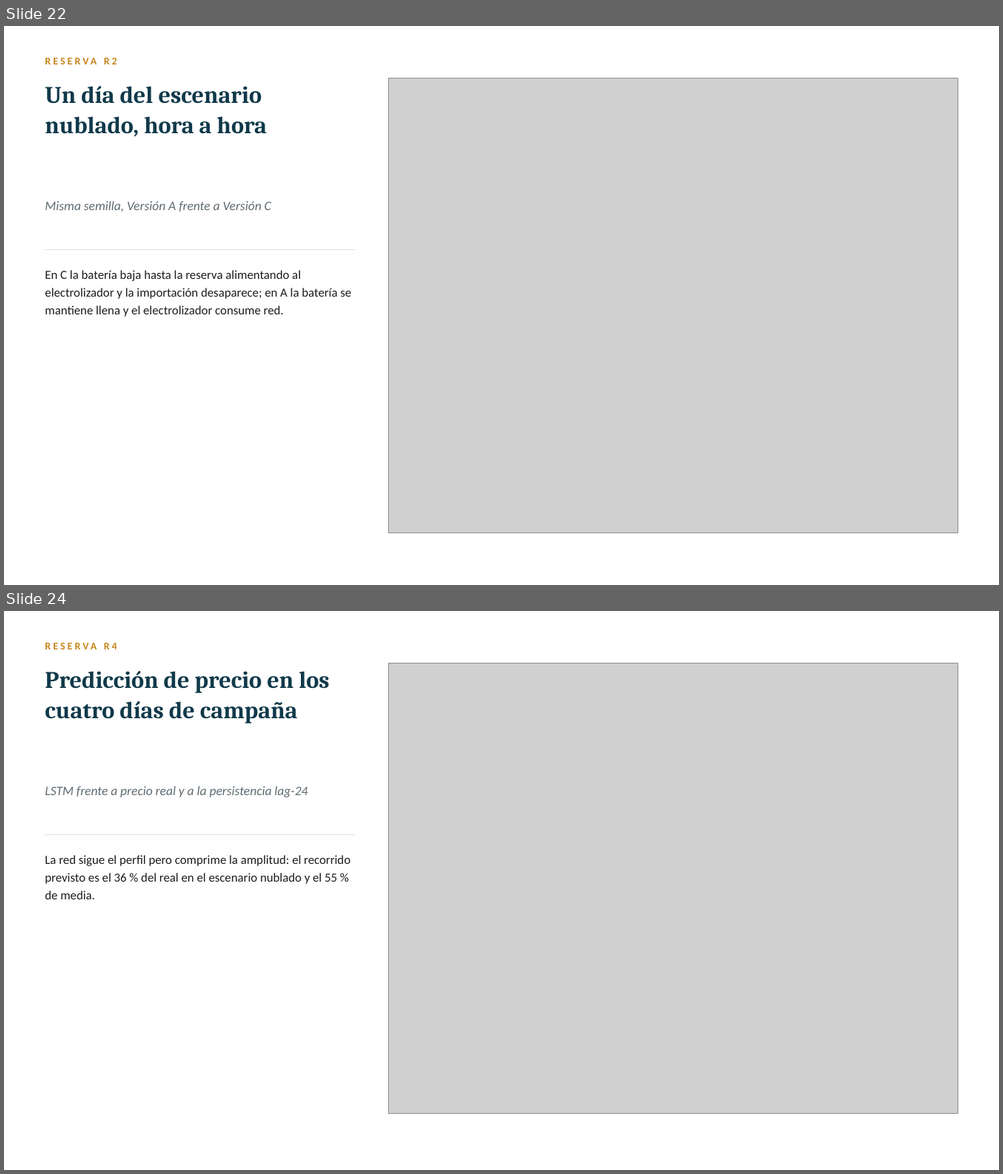
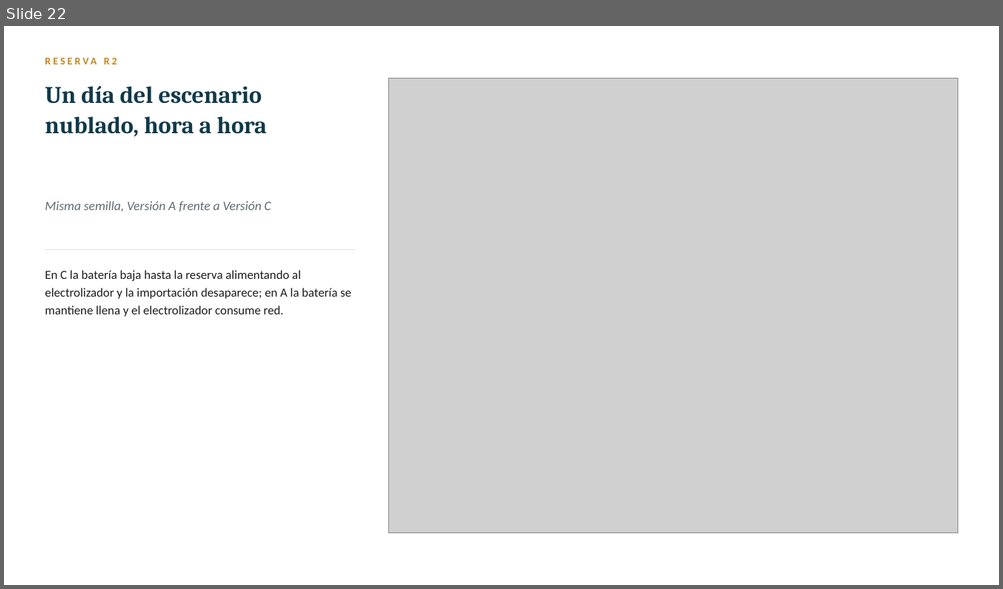
Before and after one commit to FerXxk/multi-energy-station-ems, a slide deck: defensa/OASIS_defensa_TFG.pptx. Shown one above the other, each under a label of ours: slides 22 and 24 before the commit, slide 22 after it; the slides between them are not shown. The pictures are 1003x1174 and 1003x589 pixels, drawn with LibreOffice and Linux fonts; fonts in the diff are those of the drawing; grey boxes stand for pictures. Boxes give left, top, right and bottom in pixels: in the first picture for what was removed or moved away, otherwise in the second. Text is boxed around its words. In the diff, an @@ line names an element or a change of style, - is before the commit and + after.

Commit message:
feat: figuras reserva

```diff
--- a/defensa/OASIS_defensa_TFG.pptx
+++ b/defensa/OASIS_defensa_TFG.pptx
@@ slide 24 removed at [4, 611, 999, 1170], background #FFFFFF @@
@@ text removed at [45, 636, 344, 655] @@
-RESERVA R4
@@ text removed at [45, 671, 329, 723] @@
-Predicción de precio en los cuatro días de campaña
@@ picture removed at [388, 664, 958, 1114] @@
@@ text removed at [45, 786, 307, 797] @@
-LSTM frente a precio real y a la persistencia lag-24
@@ line removed from (45, 834) to (355, 834) @@
@@ text removed at [45, 855, 350, 900] @@
-La red sigue el perfil pero comprime la amplitud: el recorrido previsto es el 36 % del real en el escenario nublado y el 55 % de media.
```
Also in this commit, not shown: 7 slides changed, 3 other files.
